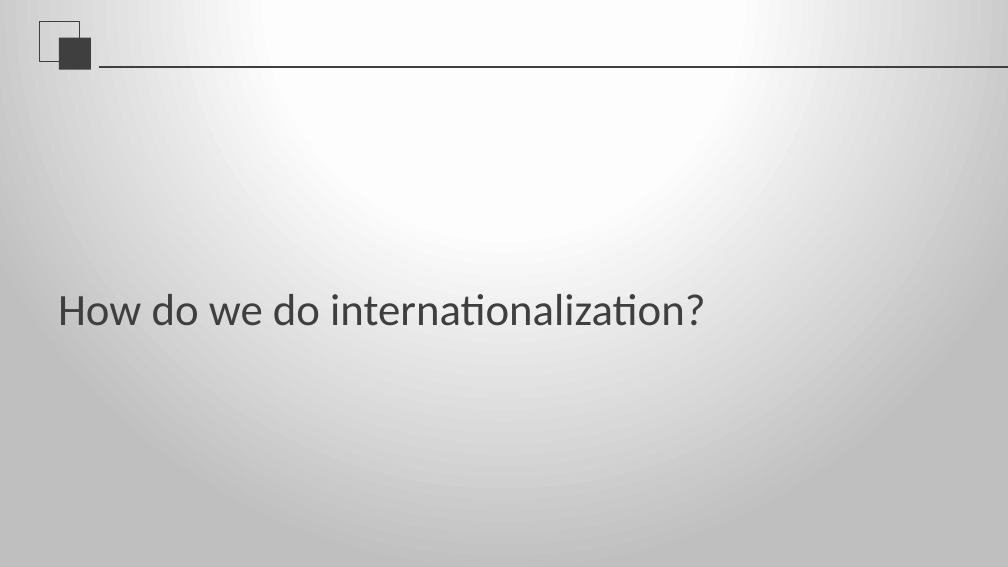
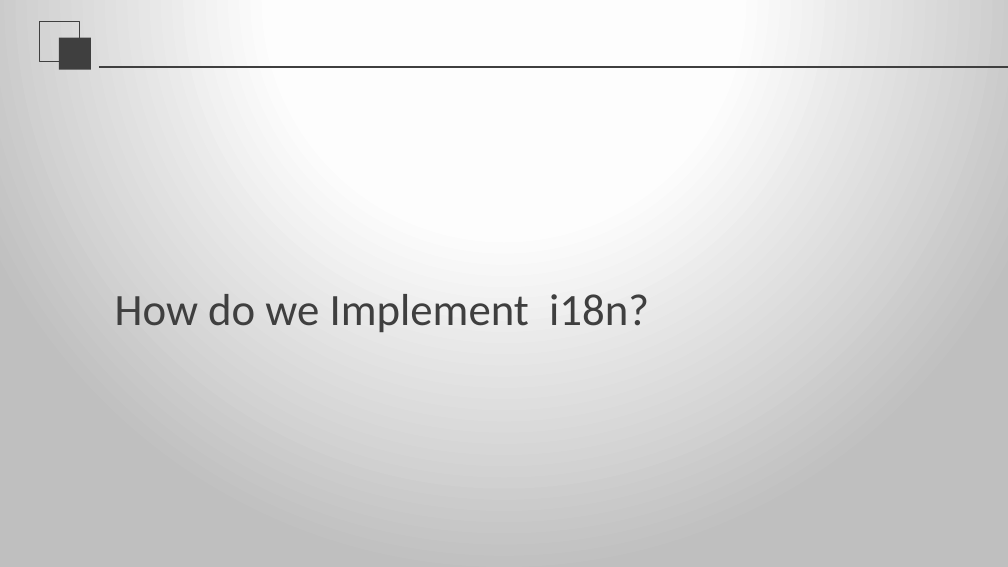
Before and after one commit to jishiting/SpringI18N, a slide deck: slide 8 of Internationalization.pptx (slide 7 before the commit). Drawn at 1008x567 pixels with LibreOffice and Linux fonts; fonts in the diff are those of the drawing; background and template pictures are left out. Boxes give left, top, right and bottom in pixels: in the first picture for what was removed or moved away, otherwise in the second. Text is boxed around its words. In the diff, an @@ line names an element or a change of style, - is before the commit and + after.

```diff
--- a/Internationalization.pptx
+++ b/Internationalization.pptx
@@ text at box(115, 294, 649, 333): text changed @@
-How do we do internationalization?
+How do we Implement i18n?
```
Also in this commit, not shown: 1 other slide changed, 10 slides added, 1 slide removed.
